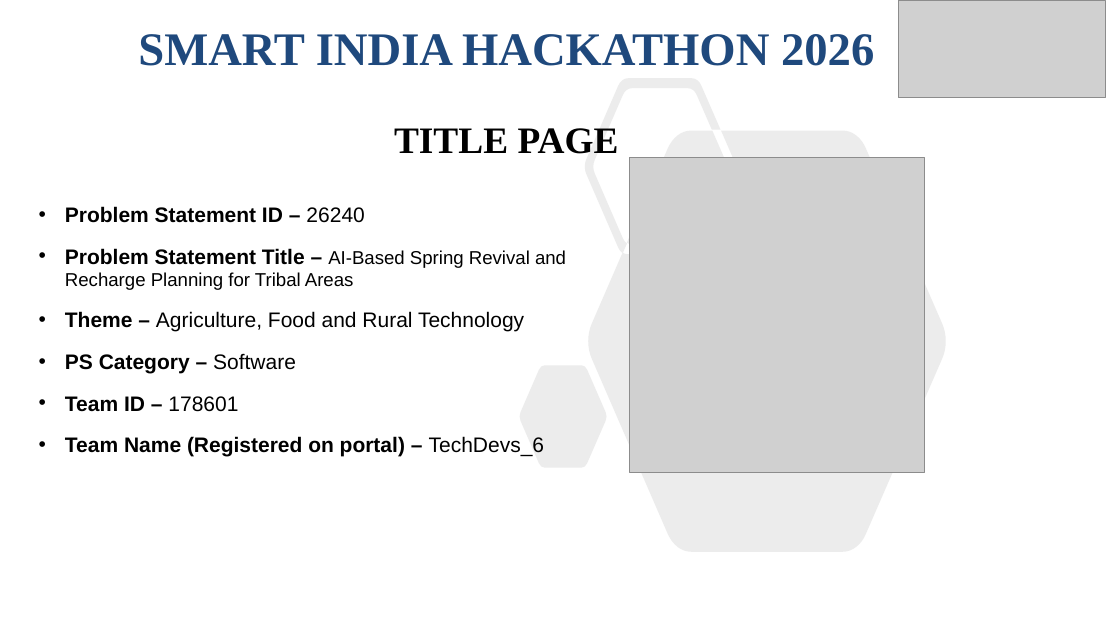
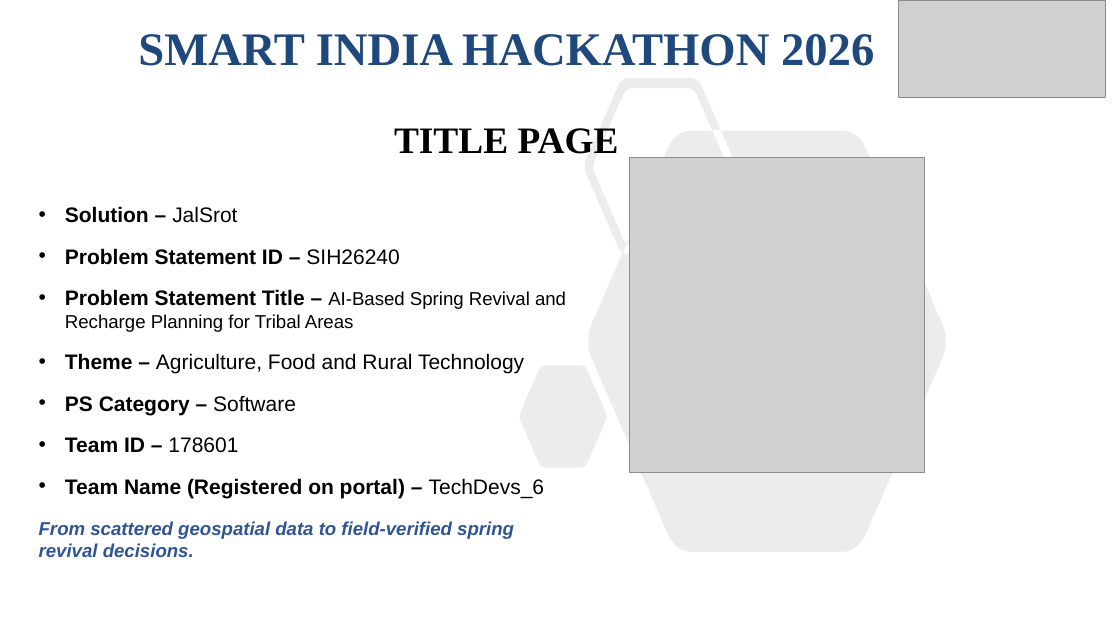
Before and after one commit to TharunS2006/HealthcareAI, a slide deck: slide 1 of docs/SIH26240/JalSrot-SIH2026-Idea.pptx. Drawn at 1120x630 pixels with LibreOffice and Linux fonts; fonts in the diff are those of the drawing; grey boxes stand for pictures. Boxes give left, top, right and bottom in pixels: in the first picture for what was removed or moved away, otherwise in the second. Text is boxed around its words. In the diff, an @@ line names an element or a change of style, - is before the commit and + after.

```diff
--- a/docs/SIH26240/JalSrot-SIH2026-Idea.pptx
+++ b/docs/SIH26240/JalSrot-SIH2026-Idea.pptx
@@ text at (65, 206, 399, 265): text changed @@
-• Problem Statement ID – 26240
+• Solution – JalSrot
+• Problem Statement ID – SIH26240
@@ text added at (39, 521, 514, 557), 16 pt, text #2F5597, bold, italic @@
+From scattered geospatial data to field-verified spring revival decisions.
```
Also in this commit, not shown: 3 other slides changed, 2 slides added, 2 slides removed, 1 other file.
